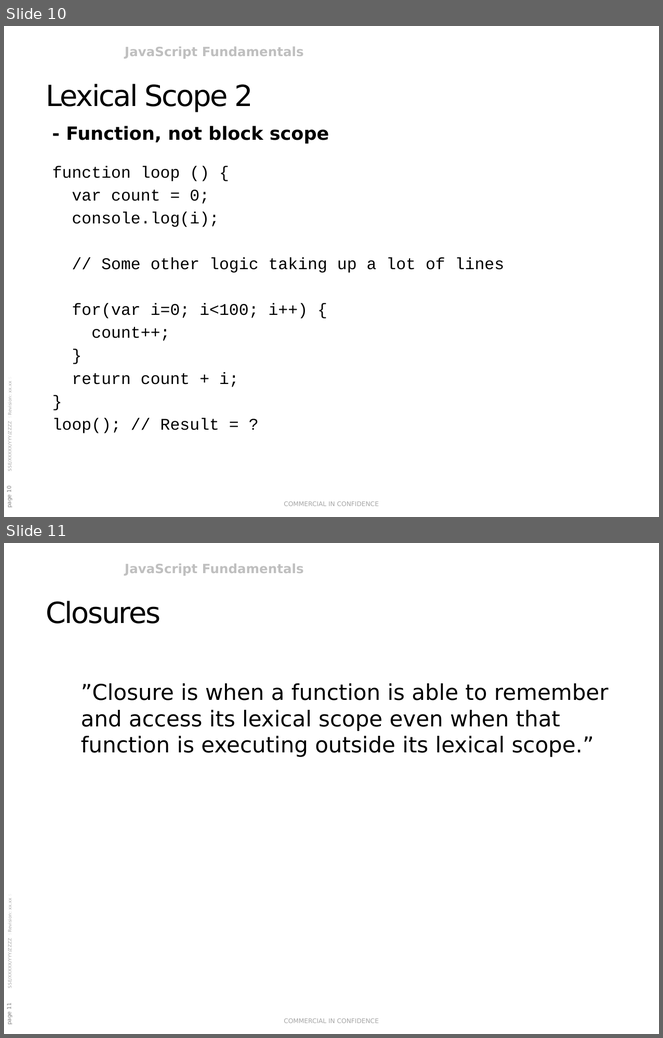
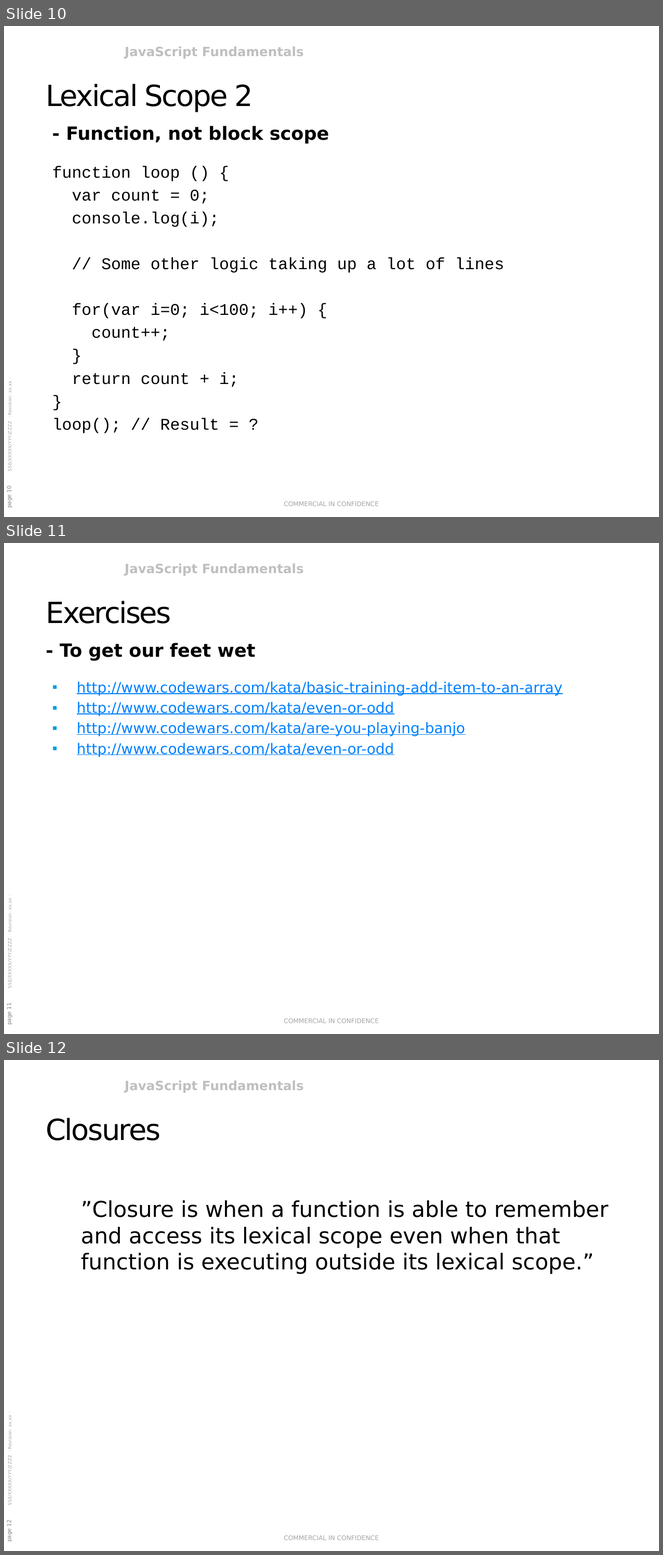
Before and after one commit to rasmusvhansen/javascript-course, a slide deck: JavaScript Fundamentals.pptx. Shown one above the other, each under a label of ours: slides 10 and 11 before the commit, slides 10, 11 and 12 after it. The pictures are 663x1038 and 663x1555 pixels, drawn with LibreOffice and Linux fonts; fonts in the diff are those of the drawing; background and template pictures are left out. Boxes give left, top, right and bottom in pixels: in the first picture for what was removed or moved away, otherwise in the second. Text is boxed around its words. In the diff, an @@ line names an element or a change of style, - is before the commit and + after.

```diff
--- a/JavaScript Fundamentals.pptx
+++ b/JavaScript Fundamentals.pptx
@@ slide 11 added at box(4, 543, 659, 1034), background #FFFFFF; not listed: 4 template elements that a slide beside it also shows @@
@@ title added at box(46, 601, 171, 624), 32 pt, text #000000 @@
+Exercises
@@ text added at box(60, 643, 256, 661), 20 pt, text #000000, bold @@
+- To get our feet wet
@@ text added at box(77, 681, 562, 757), 16 pt, text #0080FF, underline @@
+▪ http://www.codewars.com/kata/basic-training-add-item-to-an-array
+▪ http://www.codewars.com/kata/even-or-odd
+▪ http://www.codewars.com/kata/are-you-playing-banjo
+▪ http://www.codewars.com/kata/even-or-odd
@@ what was slide 11 is now slide 12 @@
@@ page number at box(6, 1521, 12, 1542): text changed @@
-page 11
+page 12
```
Also in this commit, not shown: 1 slide changed, 11 other files.
